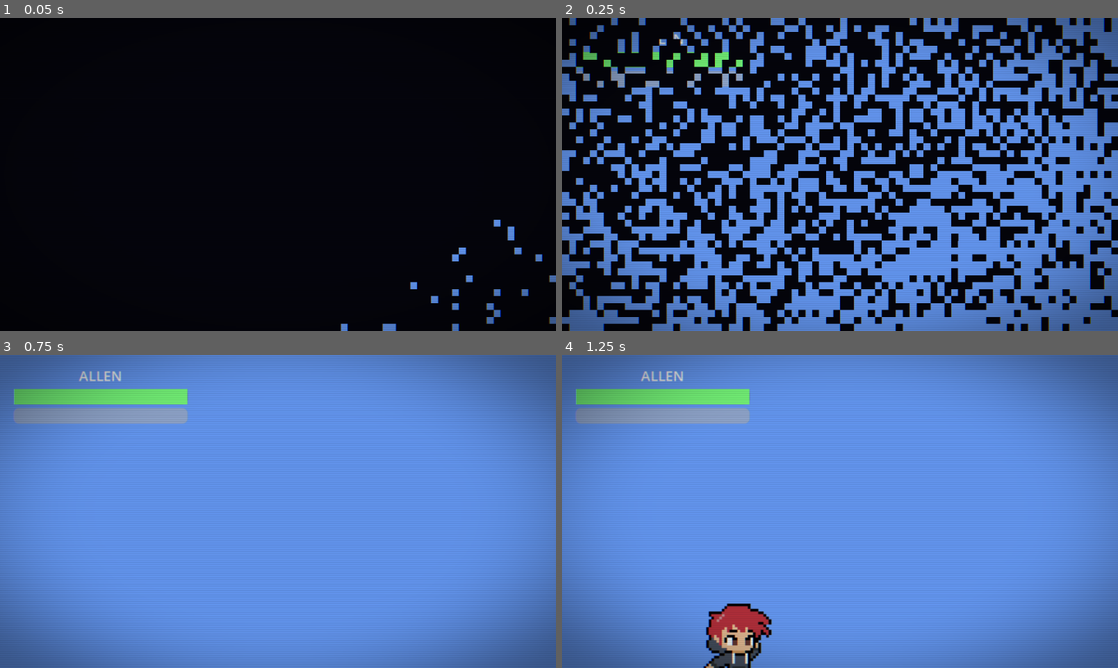
Above: before the commit, frames 1-4 (two rows, left to right).
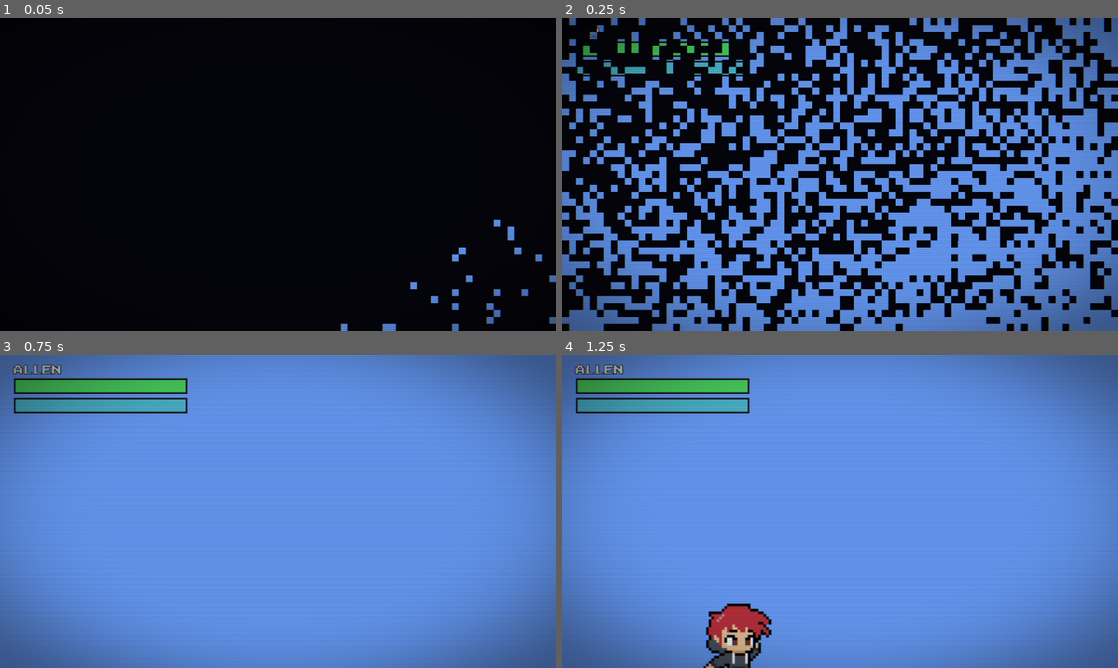
Above: after the commit, the same moments.

Repository: alijundev/no-signal-connect
Game: Godot game, scene res://main.tscn
Two runs of this game, one before a commit and one after it. Both use one fixed random seed, a clock stepped at 60 frames per second and the inputs below. This scene is started directly instead of the project's main scene. Sound files missing from this copy of the repository are replaced by a short silence.
Inputs (mouse positions are in pixels of both pictures, inside the frame that each line leads up to):
- Up to frame 1 (0.05 s): no input
- Up to frame 2 (0.25 s): no input
- Up to frame 3 (0.75 s): tap Enter (ui_accept) at 0.5 s; move the mouse to (400, 495) at 0.52 s; hold D (move_right) from 0.53 s (still down); hold E (interact) from 0.53 s (still down); click (400, 495) at 0.67 s
- Up to frame 4 (1.25 s): keep holding D (move_right); keep holding E (interact); tap W (jump) at 0.77 s

Frame 1 is identical in both runs. In frame 2, 1.3% of the frame differs, in the area x 2-33%, y 3-22%; in frame 3, 4.8%; in frame 4, 4.8%, in the area x 2-34%, y 3-22%.

Commit message:
art: ganti placeholder entitas, mekanik, dan styling UI retro gameplay

Diff:
--- a/entities/enemies/broken_robot/broken_robot.gd
+++ b/entities/enemies/broken_robot/broken_robot.gd
@@ -1,23 +1,36 @@
+class_name BrokenRobot
 extends CharacterBody2D
 
-
-@export var move_speed: float = 80
+@export var move_speed: float = 80.0
 @export var direction: float = 1.0
+@export var face_right_by_default: bool = true
 
 @onready var health_comp: HealthComponent = $HealthComponent
 @onready var wall_check: RayCast2D = $WallCheck
+@onready var animated_sprite: AnimatedSprite2D = get_node_or_null("AnimatedSprite2D") as AnimatedSprite2D
 
 func _ready() -> void:
 	health_comp.died.connect(queue_free)
+	_update_visual()
 
 func _physics_process(delta: float) -> void:
-	# Add the gravity.
 	if not is_on_floor():
 		velocity += get_gravity() * delta
 
 	if wall_check.is_colliding():
 		direction *= -1.0
 		wall_check.target_position.x *= -1.0
+		_update_visual()
 
 	velocity.x = direction * move_speed
 	move_and_slide()
+
+func _update_visual() -> void:
+	if animated_sprite == null:
+		return
+	animated_sprite.flip_h = (direction < 0.0) if face_right_by_default else (direction > 0.0)
+	if animated_sprite.sprite_frames != null:
+		if animated_sprite.sprite_frames.has_animation(&"walk") and animated_sprite.animation != &"walk":
+			animated_sprite.play(&"walk")
+		elif animated_sprite.sprite_frames.has_animation(&"default") and not animated_sprite.is_playing():
+			animated_sprite.play(&"default")
--- a/entities/enemies/broken_robot/broken_robot.tscn
+++ b/entities/enemies/broken_robot/broken_robot.tscn
@@ -4,6 +4,7 @@
 [ext_resource type="Script" uid="uid://bxo1ck8obk40n" path="res://components/health_component.gd" id="1_mecv4"]
 [ext_resource type="Script" uid="uid://b6uevgx14m2fk" path="res://components/hurtbox_component.gd" id="2_aiumg"]
 [ext_resource type="Script" uid="uid://e6cpnmi4uwp8" path="res://components/hitbox_component.gd" id="3_tnuj8"]
+[ext_resource type="Texture2D" uid="uid://djajgdyu87rfy" path="res://assets/Character/Monster/monster_1.png" id="4_mon1"]
 
 [sub_resource type="RectangleShape2D" id="RectangleShape2D_bsltl"]
 size = Vector2(32, 48)
@@ -14,7 +15,48 @@
 [sub_resource type="RectangleShape2D" id="RectangleShape2D_1mcbs"]
 size = Vector2(34, 46)
 
+[sub_resource type="AtlasTexture" id="AtlasTexture_m1_0"]
+atlas = ExtResource("4_mon1")
+region = Rect2(0, 0, 32, 32)
+
+[sub_resource type="AtlasTexture" id="AtlasTexture_m1_1"]
+atlas = ExtResource("4_mon1")
+region = Rect2(32, 0, 32, 32)
+
+[sub_resource type="AtlasTexture" id="AtlasTexture_m1_2"]
+atlas = ExtResource("4_mon1")
+region = Rect2(64, 0, 32, 32)
+
+[sub_resource type="AtlasTexture" id="AtlasTexture_m1_3"]
+atlas = ExtResource("4_mon1")
+region = Rect2(96, 0, 32, 32)
+
+[sub_resource type="AtlasTexture" id="AtlasTexture_m1_4"]
+atlas = ExtResource("4_mon1")
+region = Rect2(128, 0, 32, 32)
+
 [sub_resource type="SpriteFrames" id="SpriteFrames_rnang"]
+animations = [{
+"frames": [{
+"duration": 1.0,
+"texture": SubResource("AtlasTexture_m1_0")
+}, {
+"duration": 1.0,
+"texture": SubResource("AtlasTexture_m1_1")
+}, {
+"duration": 1.0,
+"texture": SubResource("AtlasTexture_m1_2")
+}, {
+"duration": 1.0,
+"texture": SubResource("AtlasTexture_m1_3")
+}, {
+"duration": 1.0,
+"texture": SubResource("AtlasTexture_m1_4")
+}],
+"loop": true,
+"name": &"walk",
+"speed": 8.0
+}]
 
 [node name="BrokenRobot" type="CharacterBody2D" unique_id=1996399772]
 collision_layer = 4
@@ -22,14 +64,6 @@
 
 [node name="CollisionShape2D" type="CollisionShape2D" parent="." unique_id=611595797]
 shape = SubResource("RectangleShape2D_bsltl")
-
-[node name="ColorRect" type="ColorRect" parent="." unique_id=1947871874]
-visible = false
-offset_left = -16.0
-offset_top = -24.0
-offset_right = 16.0
-offset_bottom = 24.0
-color = Color(0.4045111, 0.40451115, 0.4045111, 1)
 
 [node name="HealthComponent" type="Node" parent="." unique_id=656179281]
 script = ExtResource("1_mecv4")
@@ -59,4 +93,9 @@
 target_position = Vector2(24, 0)
 
 [node name="AnimatedSprite2D" type="AnimatedSprite2D" parent="." unique_id=617096869]
+texture_filter = 1
+position = Vector2(0, -8)
+scale = Vector2(2, 2)
 sprite_frames = SubResource("SpriteFrames_rnang")
+animation = &"walk"
+autoplay = "walk"
--- a/mechanics/lightning_bolt/lightning_bolt.gd
+++ b/mechanics/lightning_bolt/lightning_bolt.gd
@@ -1,15 +1,23 @@
+class_name LightningBolt
 extends HitboxComponent
 
-@export var speed: float = 600
+@export var speed: float = 600.0
 @export var direction: float = 1.0
 
+@onready var animated_sprite: AnimatedSprite2D = get_node_or_null("AnimatedSprite2D") as AnimatedSprite2D
+
 func _ready() -> void:
-	area_entered.connect(clear)
-	body_entered.connect(clear)
-	get_tree().create_timer(2).timeout.connect(queue_free)
+	area_entered.connect(_on_hit)
+	body_entered.connect(_on_hit)
+	get_tree().create_timer(2.0).timeout.connect(queue_free)
 
-func clear(_body: Node2D):
-	queue_free()
+	if animated_sprite != null:
+		animated_sprite.flip_h = direction < 0.0
+		if animated_sprite.sprite_frames != null and animated_sprite.sprite_frames.has_animation(&"default"):
+			animated_sprite.play(&"default")
+
+func _on_hit(_other: Node2D) -> void:
+	queue_free.call_deferred()
 
 func _physics_process(delta: float) -> void:
 	position.x += direction * speed * delta
--- a/mechanics/lightning_bolt/lightning_bolt.tscn
+++ b/mechanics/lightning_bolt/lightning_bolt.tscn
@@ -1,9 +1,74 @@
 [gd_scene format=3 uid="uid://bpbdgtsj1iigy"]
 
 [ext_resource type="Script" uid="uid://cmmd3d8hdptn0" path="res://mechanics/lightning_bolt/lightning_bolt.gd" id="1_enobm"]
+[ext_resource type="Texture2D" uid="uid://dssn3wkm6riyb" path="res://assets/Efek/lightning_burst_001/lightning_burst_001_small_violet/spritesheet.png" id="2_bolt"]
 
 [sub_resource type="RectangleShape2D" id="RectangleShape2D_bsltl"]
 size = Vector2(32, 12)
+
+[sub_resource type="AtlasTexture" id="AtlasTexture_lb_0"]
+atlas = ExtResource("2_bolt")
+region = Rect2(0, 0, 32, 32)
+
+[sub_resource type="AtlasTexture" id="AtlasTexture_lb_1"]
+atlas = ExtResource("2_bolt")
+region = Rect2(32, 0, 32, 32)
+
+[sub_resource type="AtlasTexture" id="AtlasTexture_lb_2"]
+atlas = ExtResource("2_bolt")
+region = Rect2(64, 0, 32, 32)
+
+[sub_resource type="AtlasTexture" id="AtlasTexture_lb_3"]
+atlas = ExtResource("2_bolt")
+region = Rect2(96, 0, 32, 32)
+
+[sub_resource type="AtlasTexture" id="AtlasTexture_lb_4"]
+atlas = ExtResource("2_bolt")
+region = Rect2(128, 0, 32, 32)
+
+[sub_resource type="AtlasTexture" id="AtlasTexture_lb_5"]
+atlas = ExtResource("2_bolt")
+region = Rect2(160, 0, 32, 32)
+
+[sub_resource type="AtlasTexture" id="AtlasTexture_lb_6"]
+atlas = ExtResource("2_bolt")
+region = Rect2(192, 0, 32, 32)
+
+[sub_resource type="AtlasTexture" id="AtlasTexture_lb_7"]
+atlas = ExtResource("2_bolt")
+region = Rect2(224, 0, 32, 32)
+
+[sub_resource type="SpriteFrames" id="SpriteFrames_lb"]
+animations = [{
+"frames": [{
+"duration": 1.0,
+"texture": SubResource("AtlasTexture_lb_0")
+}, {
+"duration": 1.0,
+"texture": SubResource("AtlasTexture_lb_1")
+}, {
+"duration": 1.0,
+"texture": SubResource("AtlasTexture_lb_2")
+}, {
+"duration": 1.0,
+"texture": SubResource("AtlasTexture_lb_3")
+}, {
+"duration": 1.0,
+"texture": SubResource("AtlasTexture_lb_4")
+}, {
+"duration": 1.0,
+"texture": SubResource("AtlasTexture_lb_5")
+}, {
+"duration": 1.0,
+"texture": SubResource("AtlasTexture_lb_6")
+}, {
+"duration": 1.0,
+"texture": SubResource("AtlasTexture_lb_7")
+}],
+"loop": true,
+"name": &"default",
+"speed": 16.0
+}]
 
 [node name="LightningBolt" type="Area2D" unique_id=257526385]
 collision_layer = 8
@@ -14,8 +79,8 @@
 [node name="CollisionShape2D" type="CollisionShape2D" parent="." unique_id=1636764400]
 shape = SubResource("RectangleShape2D_bsltl")
 
-[node name="ColorRect" type="ColorRect" parent="." unique_id=1217527760]
-offset_left = -16.0
-offset_top = -6.0
-offset_right = 16.0
-offset_bottom = 6.0
+[node name="AnimatedSprite2D" type="AnimatedSprite2D" parent="." unique_id=1217527760]
+texture_filter = 1
+scale = Vector2(2, 2)
+sprite_frames = SubResource("SpriteFrames_lb")
+autoplay = "default"
--- a/mechanics/signal_tower/signal_tower.gd
+++ b/mechanics/signal_tower/signal_tower.gd
@@ -1,4 +1,6 @@
 extends Area2D
+
+const RetroTheme = preload("res://scripts/ui/retro_theme.gd")
 
 @onready var prompt_label: Label = $PromptLabel
 @onready var sprite: Sprite2D = $Sprite2D
@@ -8,27 +10,41 @@
 var player_in_range: bool = false
 
 func _ready() -> void:
+	_style_prompt_label()
 	prompt_label.visible = false
 	body_entered.connect(_on_body_entered)
 	body_exited.connect(_on_body_exited)
 	cable_puzzle.puzzle_solved.connect(activate_tower)
 
-func _on_body_entered(body: Node2D):
+func _style_prompt_label() -> void:
+	prompt_label.label_settings = null
+	var font: Font = RetroTheme.load_font()
+	if font != null:
+		prompt_label.add_theme_font_override("font", font)
+	prompt_label.add_theme_font_size_override("font_size", 10)
+	prompt_label.add_theme_color_override("font_color", RetroTheme.COL_ACCENT)
+	prompt_label.add_theme_color_override("font_outline_color", RetroTheme.COL_OUTLINE)
+	prompt_label.add_theme_constant_override("outline_size", 3)
+	prompt_label.add_theme_stylebox_override("normal", RetroTheme.box(Color(RetroTheme.COL_BG, 0.88), RetroTheme.COL_CYAN, 2, 10, 6))
+	prompt_label.horizontal_alignment = HORIZONTAL_ALIGNMENT_CENTER
+	prompt_label.reset_size()
+	prompt_label.position = Vector2(-prompt_label.size.x * 0.5, -110.0)
+
+func _on_body_entered(body: Node2D) -> void:
 	if body is BasePlayer and not is_activated:
 		player_in_range = true
 		prompt_label.visible = true
 
-func _on_body_exited(body: Node2D):
+func _on_body_exited(body: Node2D) -> void:
 	if body is BasePlayer:
 		player_in_range = false
 		prompt_label.visible = false
 		cable_puzzle.close_puzzle()
 
-func activate_tower():
+func activate_tower() -> void:
 	is_activated = true
 	prompt_label.visible = false
-	# Efek menyala: tower jadi kehijauan, lalu berdenyut sebentar
-	var tween := create_tween()
+	var tween: Tween = create_tween()
 	tween.tween_property(sprite, "modulate", Color(0.6, 1.0, 0.6), 0.4)
 	GameBridge.set_signal_active(true)
 
--- a/mechanics/stage_exit/stage_exit.gd
+++ b/mechanics/stage_exit/stage_exit.gd
@@ -1,21 +1,56 @@
+class_name StageExit
 extends Area2D
 
-@onready var warning_label: Label= $WarningLabel
+const RetroTheme = preload("res://scripts/ui/retro_theme.gd")
 
-# Called when the node enters the scene tree for the first time.
+@onready var warning_label: Label = $WarningLabel
+@onready var animated_sprite: AnimatedSprite2D = get_node_or_null("AnimatedSprite2D") as AnimatedSprite2D
+@onready var placeholder_rect: ColorRect = get_node_or_null("ColorRect") as ColorRect
+
 func _ready() -> void:
+	_style_warning_label()
 	warning_label.visible = false
 	body_entered.connect(_on_body_entered)
 	body_exited.connect(_on_body_exited)
+	GameBridge.signal_state_changed.connect(_on_signal_state_changed)
+	_update_visual(GameBridge.is_signal_active)
 
+func _style_warning_label() -> void:
+	var font: Font = RetroTheme.load_font()
+	if font != null:
+		warning_label.add_theme_font_override("font", font)
+	warning_label.add_theme_font_size_override("font_size", 10)
+	warning_label.add_theme_color_override("font_color", Color("#ff8a8a"))
+	warning_label.add_theme_color_override("font_outline_color", RetroTheme.COL_OUTLINE)
+	warning_label.add_theme_constant_override("outline_size", 3)
+	warning_label.add_theme_stylebox_override("normal", RetroTheme.box(Color(RetroTheme.COL_BG, 0.9), RetroTheme.COL_ALLEN, 2, 10, 6))
+	warning_label.horizontal_alignment = HORIZONTAL_ALIGNMENT_CENTER
+	warning_label.reset_size()
+	warning_label.position = Vector2(-warning_label.size.x * 0.5, -100.0)
 
-func _on_body_entered(body: Node2D):
+func _on_signal_state_changed(is_active: bool) -> void:
+	_update_visual(is_active)
+
+func _update_visual(is_active: bool) -> void:
+	if animated_sprite != null:
+		animated_sprite.modulate = Color.WHITE if is_active else Color(0.4, 0.4, 0.4, 0.65)
+		if animated_sprite.sprite_frames != null:
+			if is_active and animated_sprite.sprite_frames.has_animation(&"open"):
+				animated_sprite.play(&"open")
+			elif not is_active and animated_sprite.sprite_frames.has_animation(&"locked"):
+				animated_sprite.play(&"locked")
+			elif animated_sprite.sprite_frames.has_animation(&"default"):
+				animated_sprite.play(&"default")
+	if placeholder_rect != null:
+		placeholder_rect.color = Color(0.0, 1.0, 1.0, 1.0) if is_active else Color(0.35, 0.35, 0.35, 0.8)
+
+func _on_body_entered(body: Node2D) -> void:
 	if body is BasePlayer:
 		if GameBridge.is_signal_active:
-			GameBridge.completed_stage()
+			GameBridge.completed_stage.call_deferred()
 		else:
 			warning_label.visible = true
 
-func _on_body_exited(body: Node2D):
+func _on_body_exited(body: Node2D) -> void:
 	if body is BasePlayer:
 		warning_label.visible = false
--- a/mechanics/stage_exit/stage_exit.tscn
+++ b/mechanics/stage_exit/stage_exit.tscn
@@ -1,9 +1,88 @@
 [gd_scene format=3 uid="uid://b0ceim5d5dhox"]
 
 [ext_resource type="Script" uid="uid://bsk7pm0gpx1vo" path="res://mechanics/stage_exit/stage_exit.gd" id="1_fsn2v"]
+[ext_resource type="Texture2D" uid="uid://di5mmu0icmiep" path="res://assets/Efek/scifi_warp_001/scifi_warp_001_small_green/spritesheet.png" id="2_warp"]
 
 [sub_resource type="RectangleShape2D" id="RectangleShape2D_bsltl"]
 size = Vector2(48, 96)
+
+[sub_resource type="AtlasTexture" id="AtlasTexture_se_0"]
+atlas = ExtResource("2_warp")
+region = Rect2(0, 0, 64, 64)
+
+[sub_resource type="AtlasTexture" id="AtlasTexture_se_1"]
+atlas = ExtResource("2_warp")
+region = Rect2(64, 0, 64, 64)
+
+[sub_resource type="AtlasTexture" id="AtlasTexture_se_2"]
+atlas = ExtResource("2_warp")
+region = Rect2(128, 0, 64, 64)
+
+[sub_resource type="AtlasTexture" id="AtlasTexture_se_3"]
+atlas = ExtResource("2_warp")
+region = Rect2(192, 0, 64, 64)
+
+[sub_resource type="AtlasTexture" id="AtlasTexture_se_4"]
+atlas = ExtResource("2_warp")
+region = Rect2(256, 0, 64, 64)
+
+[sub_resource type="AtlasTexture" id="AtlasTexture_se_5"]
+atlas = ExtResource("2_warp")
+region = Rect2(320, 0, 64, 64)
+
+[sub_resource type="AtlasTexture" id="AtlasTexture_se_6"]
+atlas = ExtResource("2_warp")
+region = Rect2(384, 0, 64, 64)
+
+[sub_resource type="AtlasTexture" id="AtlasTexture_se_7"]
+atlas = ExtResource("2_warp")
+region = Rect2(448, 0, 64, 64)
+
+[sub_resource type="AtlasTexture" id="AtlasTexture_se_8"]
+atlas = ExtResource("2_warp")
+region = Rect2(512, 0, 64, 64)
+
+[sub_resource type="AtlasTexture" id="AtlasTexture_se_9"]
+atlas = ExtResource("2_warp")
+region = Rect2(576, 0, 64, 64)
+
+[sub_resource type="SpriteFrames" id="SpriteFrames_se"]
+animations = [{
+"frames": [{
+"duration": 1.0,
+"texture": SubResource("AtlasTexture_se_0")
+}, {
+"duration": 1.0,
+"texture": SubResource("AtlasTexture_se_1")
+}, {
+"duration": 1.0,
+"texture": SubResource("AtlasTexture_se_2")
+}, {
+"duration": 1.0,
+"texture": SubResource("AtlasTexture_se_3")
+}, {
+"duration": 1.0,
+"texture": SubResource("AtlasTexture_se_4")
+}, {
+"duration": 1.0,
+"texture": SubResource("AtlasTexture_se_5")
+}, {
+"duration": 1.0,
+"texture": SubResource("AtlasTexture_se_6")
+}, {
+"duration": 1.0,
+"texture": SubResource("AtlasTexture_se_7")
+}, {
+"duration": 1.0,
+"texture": SubResource("AtlasTexture_se_8")
+}, {
+"duration": 1.0,
+"texture": SubResource("AtlasTexture_se_9")
+}],
+"loop": true,
+"name": &"default",
+"speed": 10.0
+}]
 
 [node name="StageExit" type="Area2D" unique_id=337521219]
 collision_layer = 32
@@ -13,12 +92,11 @@
 [node name="CollisionShape2D" type="CollisionShape2D" parent="." unique_id=1509491711]
 shape = SubResource("RectangleShape2D_bsltl")
 
-[node name="ColorRect" type="ColorRect" parent="." unique_id=141552962]
-offset_left = -24.0
-offset_top = -48.0
-offset_right = 24.0
-offset_bottom = 48.0
-color = Color(0, 1, 1, 1)
+[node name="AnimatedSprite2D" type="AnimatedSprite2D" parent="." unique_id=141552962]
+texture_filter = 1
+scale = Vector2(2, 2)
+sprite_frames = SubResource("SpriteFrames_se")
+autoplay = "default"
 
 [node name="WarningLabel" type="Label" parent="." unique_id=1930596174]
 visible = false
--- a/ui/hud_dual_screen.gd
+++ b/ui/hud_dual_screen.gd
@@ -1,4 +1,6 @@
 extends CanvasLayer
+
+const RetroTheme = preload("res://scripts/ui/retro_theme.gd")
 
 @onready var top_hud: Control = $TopHUD
 @onready var bottom_hud: Control = $BottomHUD
@@ -10,11 +12,37 @@
 @onready var bottom_energy_bar: ProgressBar = $BottomHUD/VBoxContainer/BottomEnergyBar
 
 func _ready() -> void:
+	_apply_hud_style()
 	GameBridge.player_health_updated.connect(_on_health_updated)
 	GameBridge.player_energy_updated.connect(_on_energy_updated)
 	GameBridge.signal_state_changed.connect(_refresh)
 	GameBridge.screen_switched.connect(_refresh)
 	_refresh()
+
+func _apply_hud_style() -> void:
+	var font: Font = RetroTheme.load_font()
+	var labels: Array[Label] = [top_title_label, bottom_title_label]
+	for lbl: Label in labels:
+		if font != null:
+			lbl.add_theme_font_override("font", font)
+		lbl.add_theme_font_size_override("font_size", 11)
+		lbl.add_theme_color_override("font_color", RetroTheme.COL_TEXT)
+		lbl.add_theme_color_override("font_outline_color", RetroTheme.COL_OUTLINE)
+		lbl.add_theme_constant_override("outline_size", 3)
+		lbl.horizontal_alignment = HORIZONTAL_ALIGNMENT_LEFT
+
+	var bg_box: StyleBoxFlat = RetroTheme.box(Color(RetroTheme.COL_BG, 0.85), RetroTheme.COL_OUTLINE, 2, 0, 0)
+	var hp_fill: StyleBoxFlat = RetroTheme.box(Color("#4cd964"), RetroTheme.COL_OUTLINE, 2, 0, 0)
+	var energy_fill: StyleBoxFlat = RetroTheme.box(RetroTheme.COL_CYAN, RetroTheme.COL_OUTLINE, 2, 0, 0)
+
+	var hp_bars: Array[ProgressBar] = [top_hp_bar, bottom_hp_bar]
+	for hp_bar: ProgressBar in hp_bars:
+		hp_bar.add_theme_stylebox_override("background", bg_box)
+		hp_bar.add_theme_stylebox_override("fill", hp_fill)
+	var energy_bars: Array[ProgressBar] = [top_energy_bar, bottom_energy_bar]
+	for en_bar: ProgressBar in energy_bars:
+		en_bar.add_theme_stylebox_override("background", bg_box)
+		en_bar.add_theme_stylebox_override("fill", energy_fill)
 
 func _on_health_updated(screen: GameBridge.Screen, current: float, max_val: float):
 	var bar := top_hp_bar if screen == GameBridge.Screen.TOP else bottom_hp_bar
